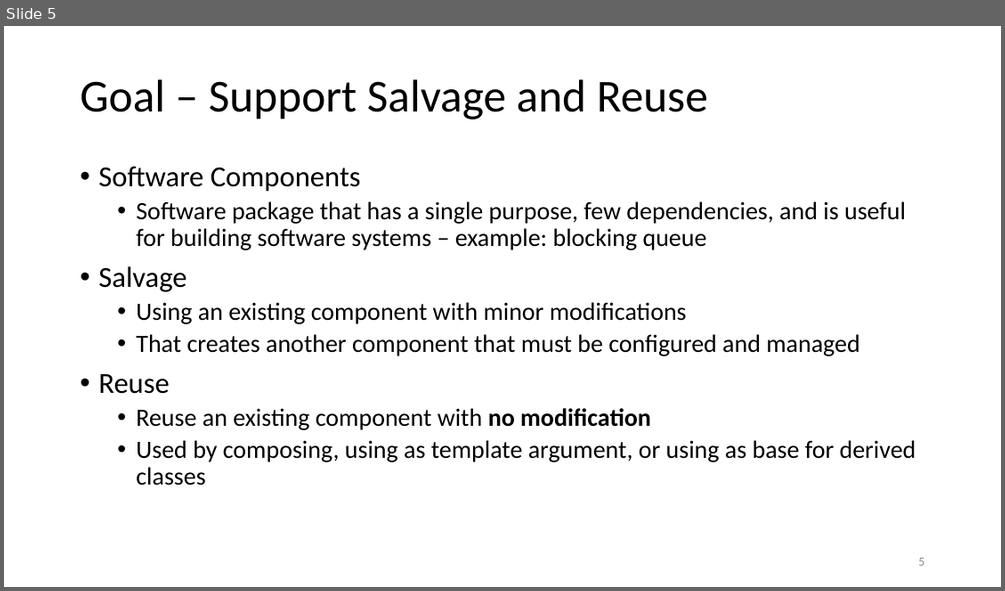
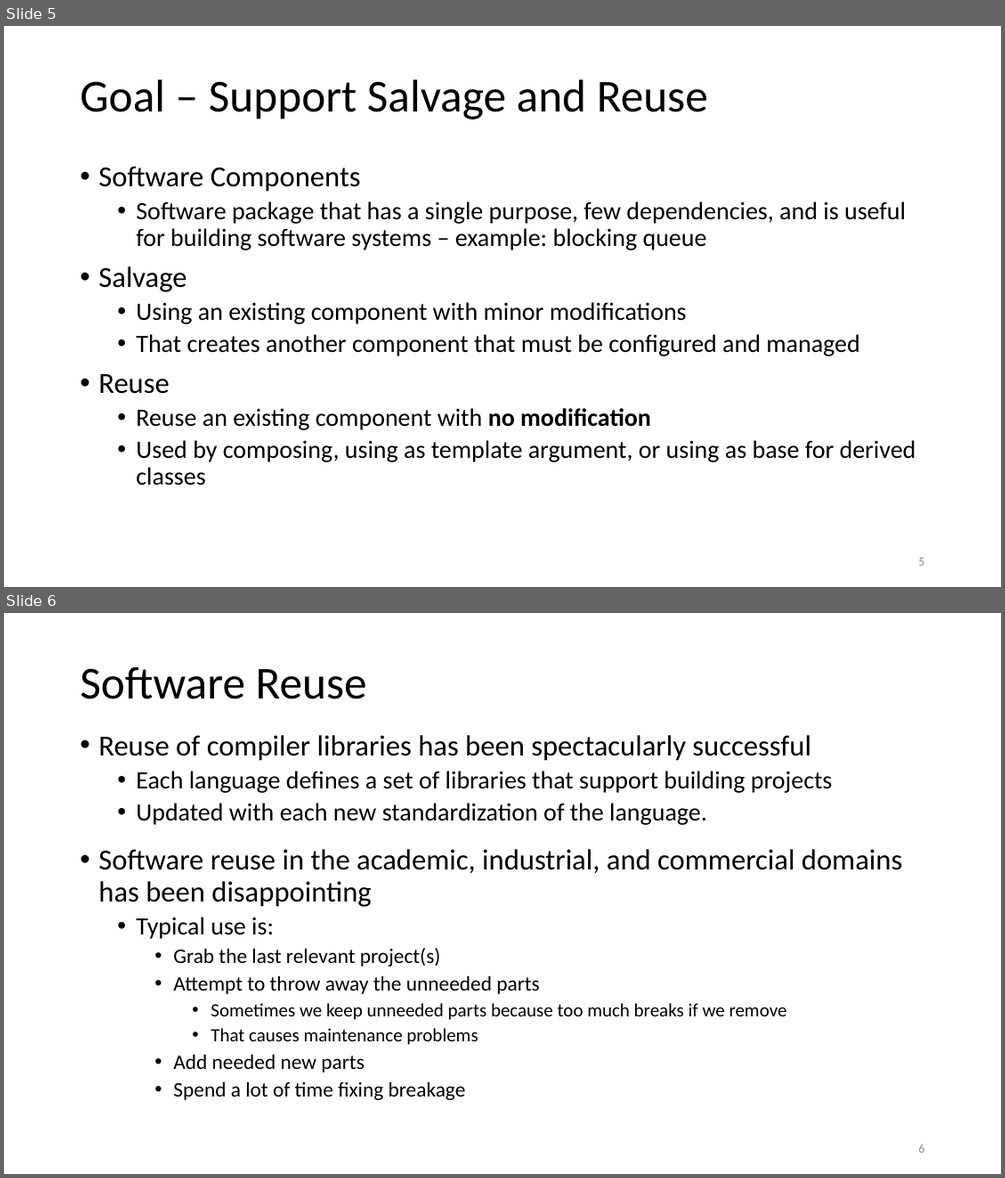
Before and after one commit to JimFawcett/JimFawcett.github.io, a slide deck: Resources/PublishingSourceCode.pptx. Shown one above the other, each under a label of ours: slide 5 before the commit, slides 5 and 6 after it. The pictures are 1005x591 and 1005x1178 pixels, drawn with LibreOffice and Linux fonts; fonts in the diff are those of the drawing. Boxes give left, top, right and bottom in pixels: in the first picture for what was removed or moved away, otherwise in the second. Text is boxed around its words. In the diff, an @@ line names an element or a change of style, - is before the commit and + after.

```diff
--- a/Resources/PublishingSourceCode.pptx
+++ b/Resources/PublishingSourceCode.pptx
@@ slide 6 added at [4, 613, 1001, 1174], background #FFFFFF @@
@@ title added at [80, 667, 367, 699], 44 pt, text #000000 @@
+Software Reuse
@@ text added at [98, 735, 902, 1100], 28 pt, text #000000 @@
+• Reuse of compiler libraries has been spectacularly successful
+  • Each language defines a set of libraries that support building projects
+  • Updated with each new standardization of the language.
+• Software reuse in the academic, industrial, and commercial domains has been disappointing
+  • Typical use is:
+    • Grab the last relevant project(s)
+    • Attempt to throw away the unneeded parts
+      • Sometimes we keep unneeded parts because too much breaks if we remove
+      • That causes maintenance problems
+    • Add needed new parts
+    • Spend a lot of time fixing breakage
@@ page number added at [918, 1144, 924, 1152], 12 pt, text #8C8C8C @@
+6
```
Also in this commit, not shown: 8 slides changed, 10 other slides added, 4 other files.
